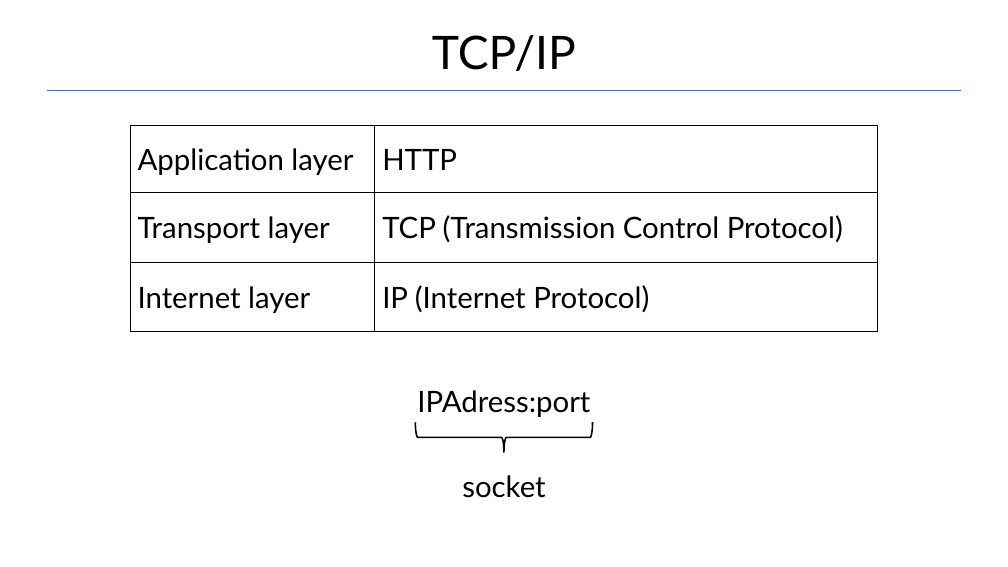
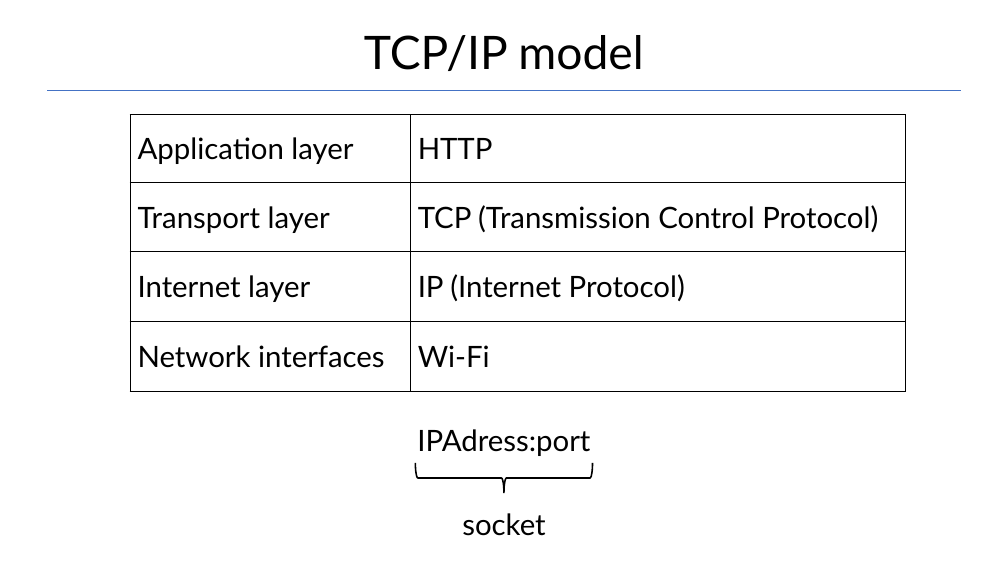
Before and after one commit to Garnik94/Levelup_presentations, a slide deck: slide 4 of Http/Http_presentation.pptx. Drawn at 1008x567 pixels with LibreOffice and Linux fonts; fonts in the diff are those of the drawing. Boxes give left, top, right and bottom in pixels: in the first picture for what was removed or moved away, otherwise in the second. Text is boxed around its words. In the diff, an @@ line names an element or a change of style, - is before the commit and + after.

```diff
--- a/Http/Http_presentation.pptx
+++ b/Http/Http_presentation.pptx
@@ title at <box>364,35,643,71</box>: text changed @@
-TCP/IP
+TCP/IP model
@@ table at <box>130,115,907,392</box> @@
+row 4: Network interfaces | Wi-Fi
@@ table: place and size @@
-table at <box>130,126,879,332</box>
+table at <box>130,115,907,392</box>
@@ text "IPAdress:port": place and size @@
-text "IPAdress:port" at <box>417,390,590,498</box>
+text "IPAdress:port" at <box>417,429,590,536</box>
@@ left brace: place and size @@
-left brace at <box>416,422,593,452</box>
+left brace at <box>416,463,593,493</box>
```
Also in this commit, not shown: 4 other slides changed, 2 slides added, 2 slides removed, 2 other files.
